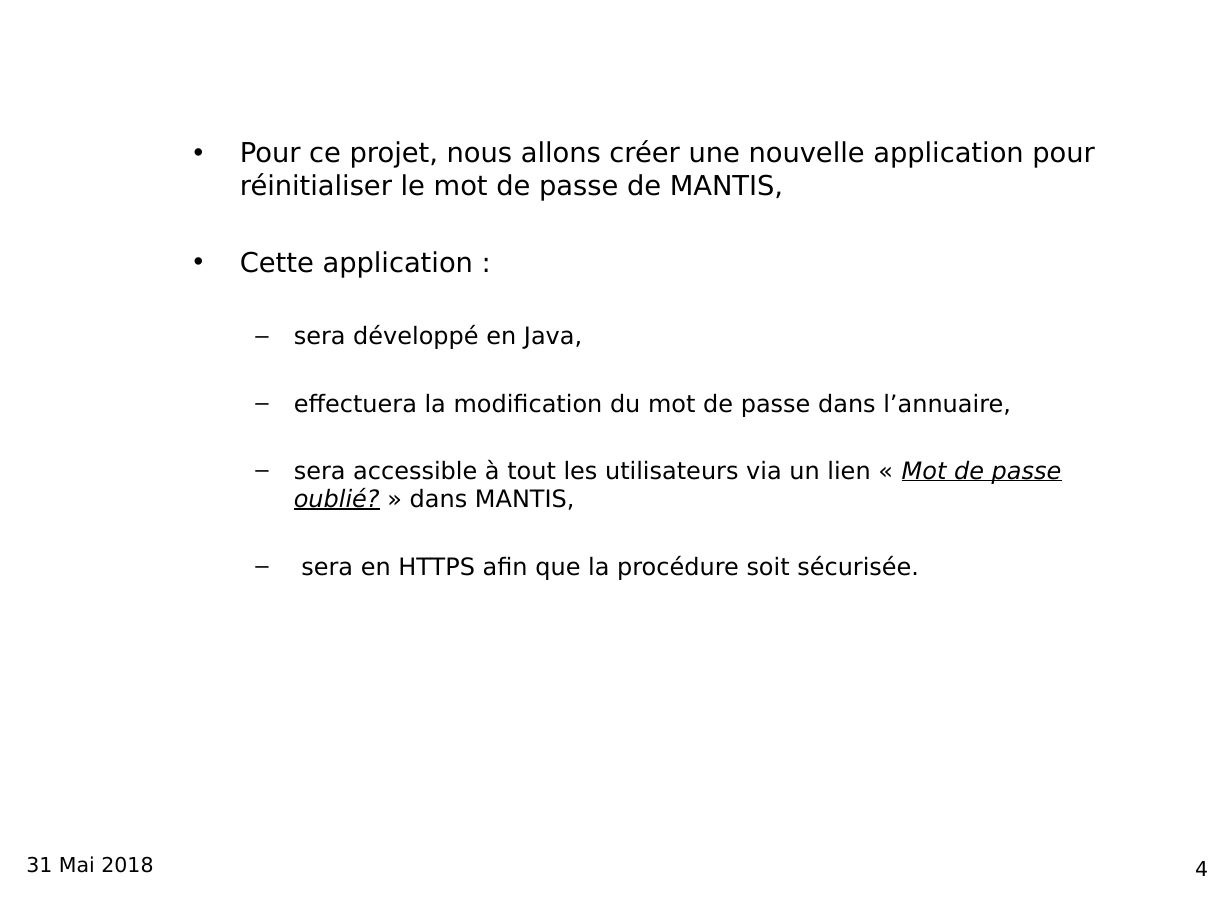
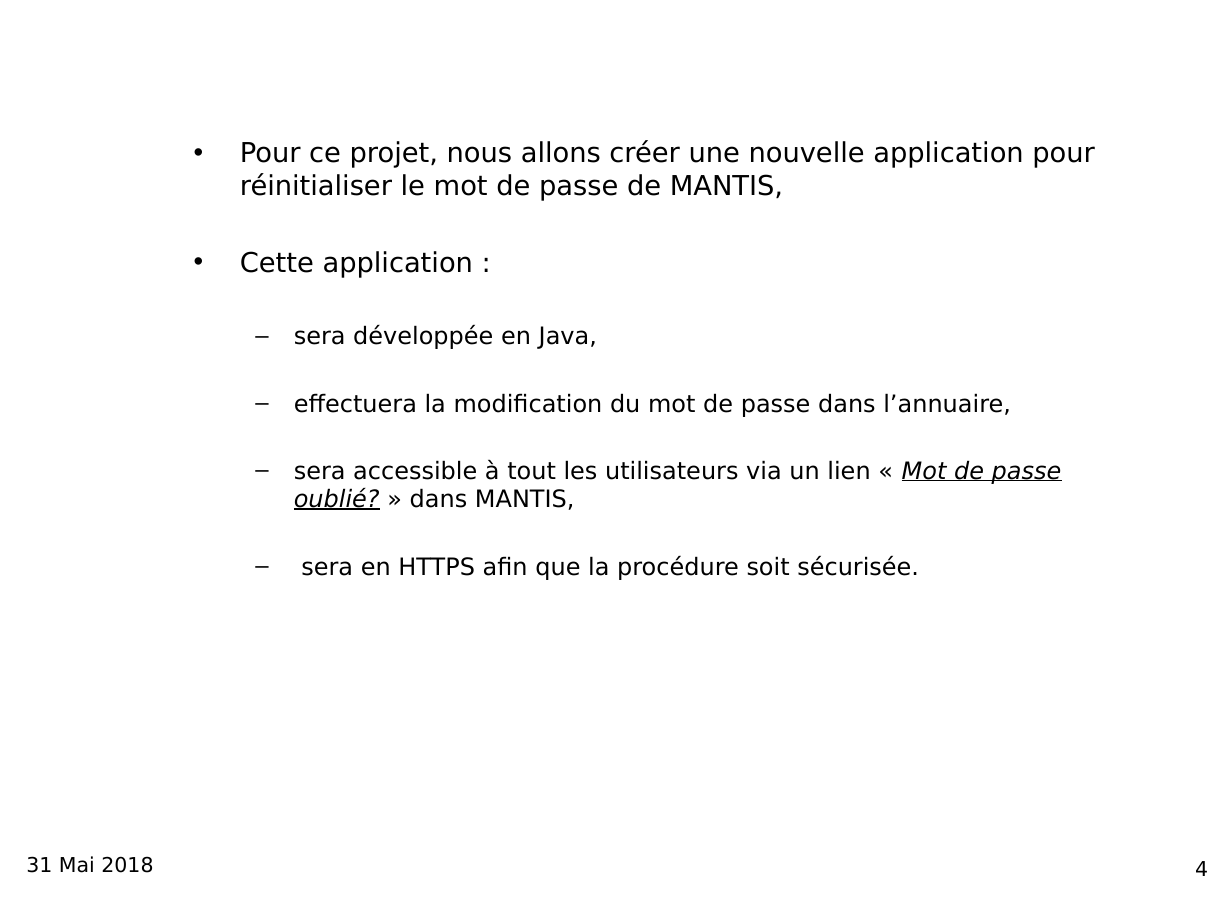
Before and after one commit to NicolasSIO/Stage, a slide deck: slide 4 of Page de modification de mot de passe MANTIS v2.pptx. Drawn at 1232x924 pixels with LibreOffice and Linux fonts; fonts in the diff are those of the drawing; background and template pictures are left out. Boxes give left, top, right and bottom in pixels: in the first picture for what was removed or moved away, otherwise in the second. Text is boxed around its words. In the diff, an @@ line names an element or a change of style, - is before the commit and + after.

```diff
--- a/Page de modification de mot de passe MANTIS v2.pptx
+++ b/Page de modification de mot de passe MANTIS v2.pptx
@@ text at [294, 325, 597, 349]: text changed @@
-  – sera développé en Java,
+  – sera développée en Java,
```
Also in this commit, not shown: 3 other slides changed, 5 other files.
